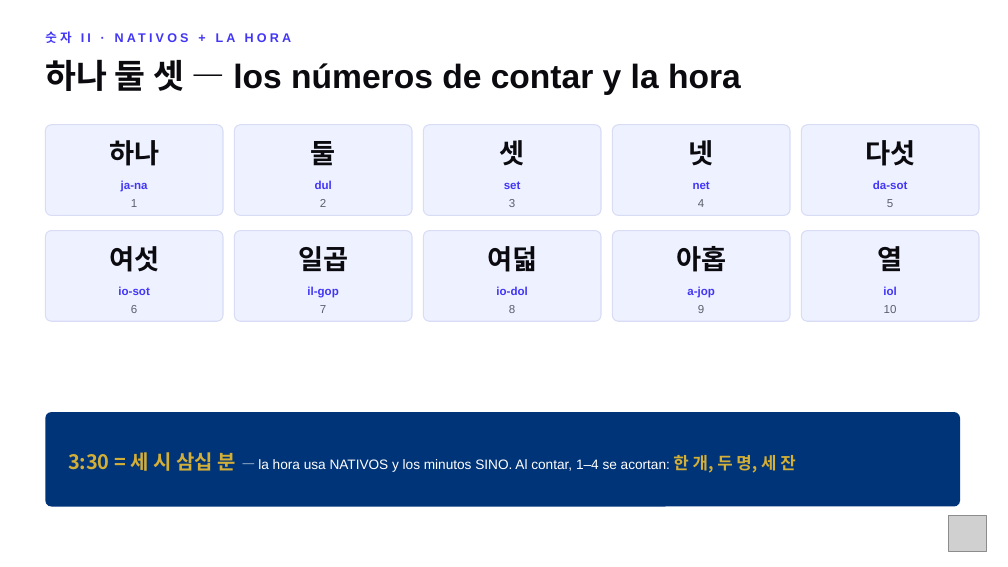
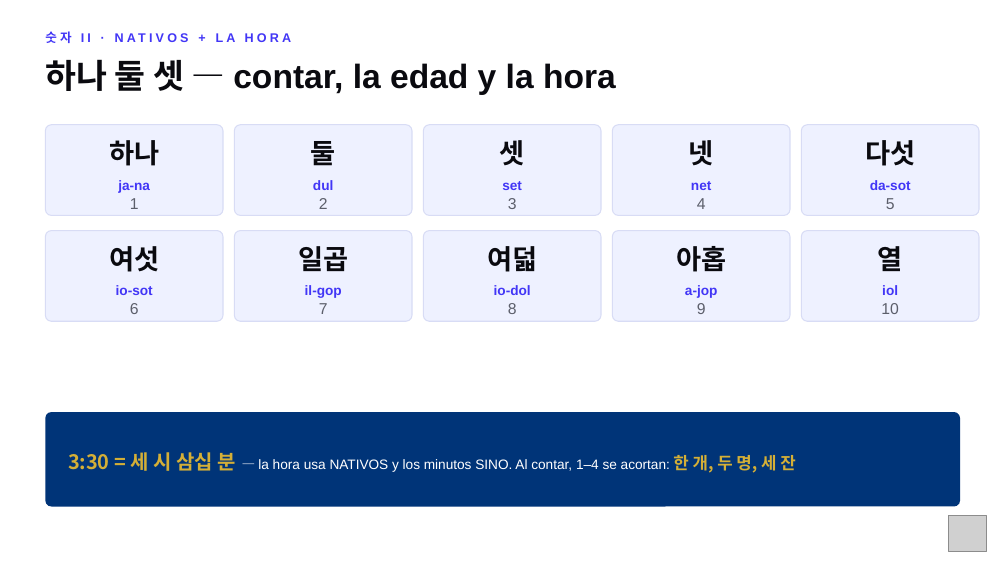
Before and after one commit to academiaseul/ACADEMIASEULWEB, a slide deck: slide 14 of A1_Nivel_1/Repaso_MidTerm_A1.pptx (slide 8 before the commit). Drawn at 1008x567 pixels with LibreOffice and Linux fonts; fonts in the diff are those of the drawing; grey boxes stand for pictures. Boxes give left, top, right and bottom in pixels: in the first picture for what was removed or moved away, otherwise in the second. Text is boxed around its words. In the diff, an @@ line names an element or a change of style, - is before the commit and + after.

```diff
--- a/A1_Nivel_1/Repaso_MidTerm_A1.pptx
+++ b/A1_Nivel_1/Repaso_MidTerm_A1.pptx
@@ text at (x1=45, y1=59, x2=616, y2=95): text changed @@
-하나 둘 셋 — los números de contar y la hora
+하나 둘 셋 — contar, la edad y la hora
@@ size 11 to 13 pt in 10 elements at (x1=118, y1=180, x2=150, y2=193), (x1=313, y1=180, x2=333, y2=190), (x1=502, y1=181, x2=522, y2=190), (x1=691, y1=181, x2=711, y2=190), (x1=870, y1=180, x2=911, y2=190), (x1=116, y1=285, x2=153, y2=295), (x1=305, y1=285, x2=342, y2=298), (x1=494, y1=285, x2=531, y2=295), (x1=685, y1=285, x2=718, y2=298), (x1=882, y1=285, x2=898, y2=295) @@
@@ size 11 to 15 pt in 10 elements at (x1=130, y1=198, x2=139, y2=209), (x1=319, y1=198, x2=328, y2=209), (x1=508, y1=198, x2=517, y2=209), (x1=697, y1=198, x2=706, y2=209), (x1=886, y1=198, x2=895, y2=209), (x1=130, y1=303, x2=139, y2=314), (x1=319, y1=303, x2=328, y2=314), (x1=508, y1=303, x2=517, y2=314), (x1=697, y1=303, x2=706, y2=314), (x1=881, y1=303, x2=899, y2=314) @@
```
Also in this commit, not shown: 13 other slides changed, 14 slides added, 3 other files.
